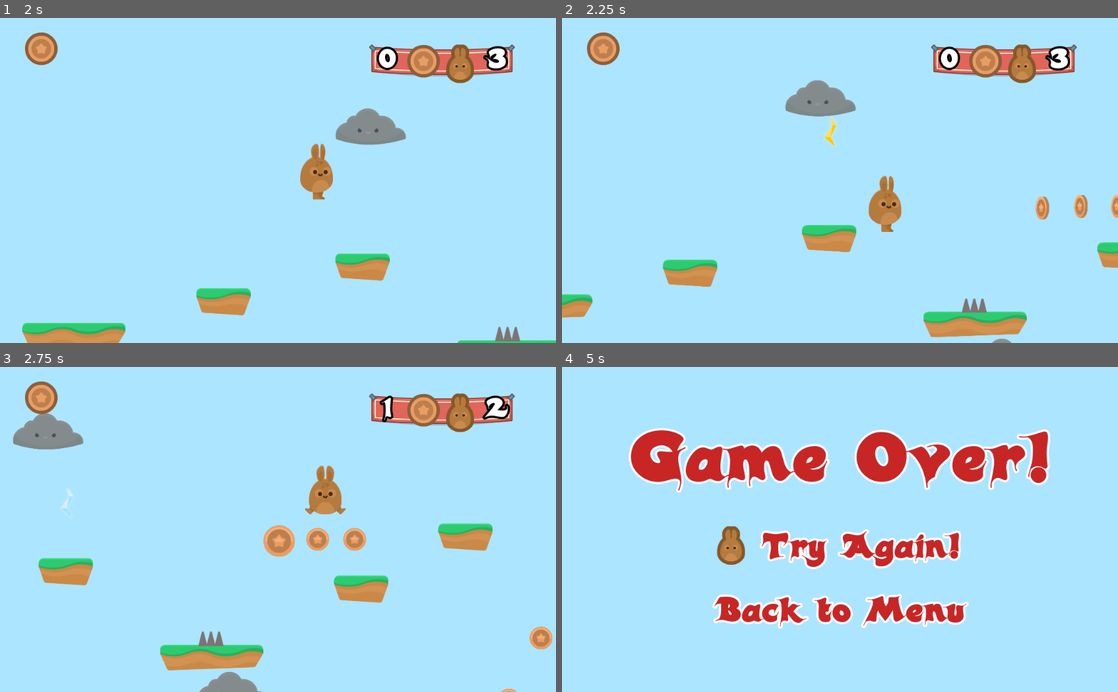
Above: before the commit, frames 1-4 (two rows, left to right).
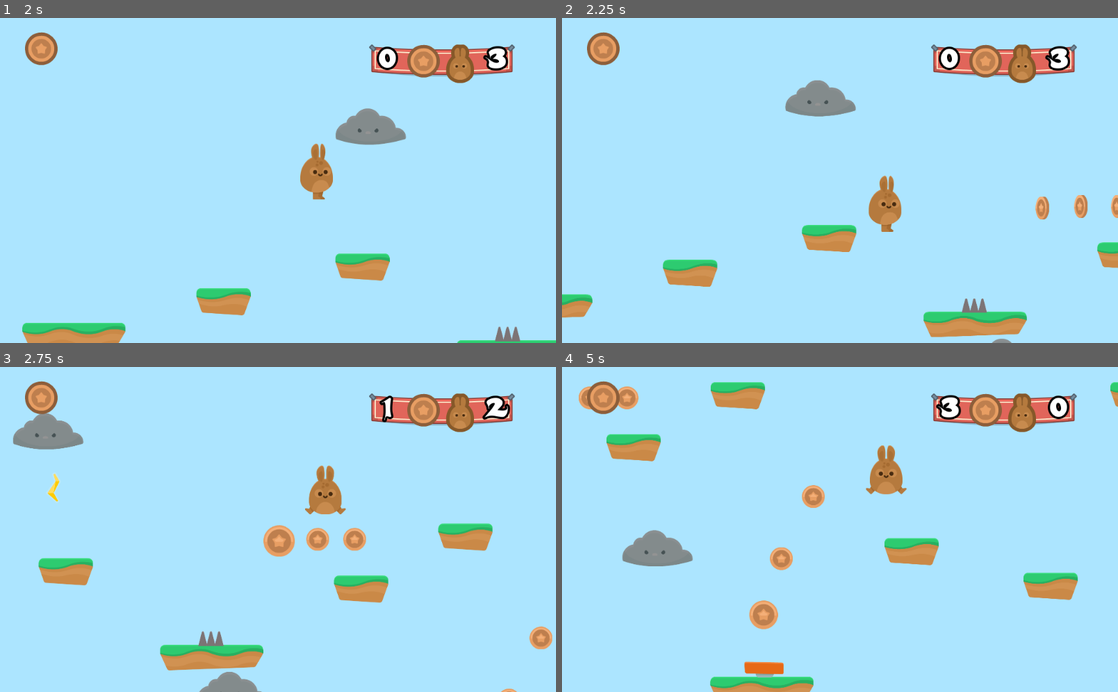
Above: after the commit, the same moments.

Repository: kidoncio/HoppyDays
Game: Godot game, scene res://Scenes/Menu.tscn
Two runs of this game, one before a commit and one after it. Both use one fixed random seed, a clock stepped at 60 frames per second and the inputs below.
Inputs:
- Up to frame 1 (2 s): click "PLAY!" at 0.5 s; hold D (right) from 1.28 s (still down); tap W (jump) at 1.52 s
- Up to frame 2 (2.25 s): keep holding D (right)
- Up to frame 3 (2.75 s): keep holding D (right); tap W (jump) at 2.27 s
- Up to frame 4 (5 s): release D (right) at 2.78 s; hold A (left) 2.78-3.53 s; hold D (right) from 3.53 s (still down); tap W (jump) at 3.77, 4.52 s

Frame 1 is identical in both runs. In frame 2, less than 0.1% of the frame differs, in the area x 47-50%, y 30-40%; in frame 3, 0.1%; in frame 4, 22%, in the area x 3-100%, y 4-100%.

Commit message:
Ajustes no tempo até a nuvem disparar o Lightning
Antes desse fix, ao instantaneamente passar em baixo da nuvem, ela estava já disparando e atingindo o jogador.

Isso era um problema pois quando se colocava o Cloud em um nível próximo ao jogador, o jogador era atingido instantâneamente. Agora haverá um espaço em que é possível ele passar correndo antes de ser atingido.

Diff:
--- a/Enemies/Cloud.gd
+++ b/Enemies/Cloud.gd
@@ -12,9 +12,11 @@
 
 func fire() -> void:
 	if !timeout:
+		timeout = true
+		yield(get_tree().create_timer(0.2), "timeout")
 		$Sprite/RayCast2D.add_child(load(LIGHTNING_SCENE).instance())
 		$Sprite/Timer.start()
-		timeout = true
+
 
 func _on_Timer_timeout():
 	timeout = false
